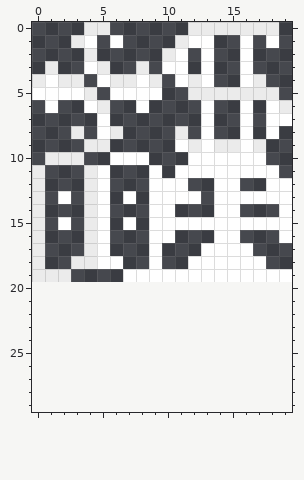
Edited in one commit: pixel-art file (Assets/Sprites/ui/icons.aseprite). The first picture shows the starting point.
20x20 pixels, 1 frame. Colours within 5 levels of each other are drawn and written as one. The old version is drawn lined up with the new one, on the new canvas.
After the commit:
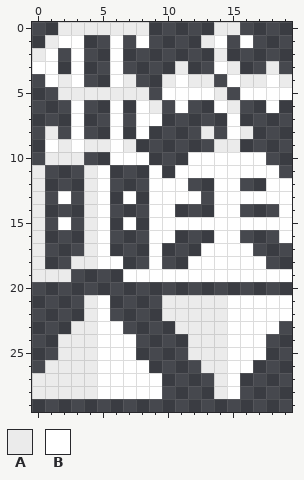
Palette (. is transparent): A #ebebeb  B #ffffff
Change:
canvas 20x20 -> 20x30
@@ x 0..19 @@
- 0 ....AA......AAAAAAA.
- 1 ...AB.B....ABB..B.B.
- 2 ....A.....AB.B..B...
- 3 .A..BA..A.BB.B..B...
- 4 ABAA.BAABA.BAB..BA..
- 5 BBBBA.BBBB..AAAAAAA.
- 6 .B..BA..B....B..B.BA
- 7 .....B.......B..B.BB
- 8 ...A.BA....A.B..B.B.
- 9 ....AA.....BABAABA..
+ 0 ..AAAAAAA.....AA....
+ 1 .ABB..B.B....AB.B...
+ 2 AB.B..B.......A.....
+ 3 BB.B..B....A..BA..A.
+ 4 .BAB..BA..ABAA.BAABA
+ 5 ..AAAAAAA.BBBBA.BBBB
+ 6 ...B..B.BA.B..BA..B.
+ 7 ...B..B.BB.....B....
+ 8 .A.B..B.B....A.BA...
+ 9 .BABAABA......AA....
 10 .AAA..BBB...BBBBBB..
@@ x 0..19 @@
 20 ....................
-21 ....................
-22 ....................
-23 ....................
-24 ....................
-25 ....................
-26 ....................
-27 ....................
-28 ....................
+21 ....AB....AAAAABBBBB
+22 ....AB....AAAAABBBBB
+23 ...AABB....AAAABBBB.
+24 ..AAABBB....AAABBB..
+25 ..AAABBB....AAABBB..
+26 .AAAABBBB....AABB...
+27 AAAAABBBBB....AB....
+28 AAAAABBBBB....AB....
 29 ....................
